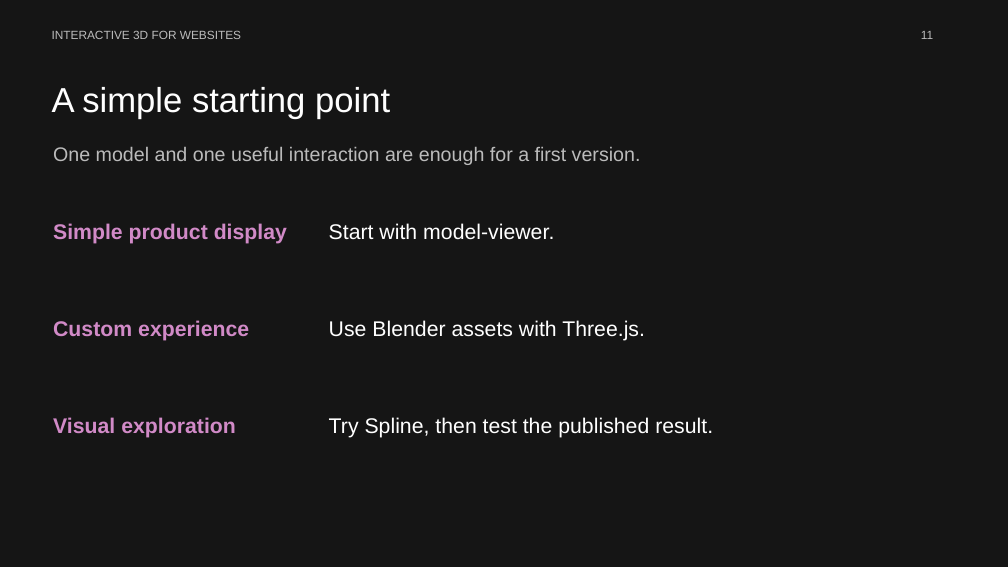
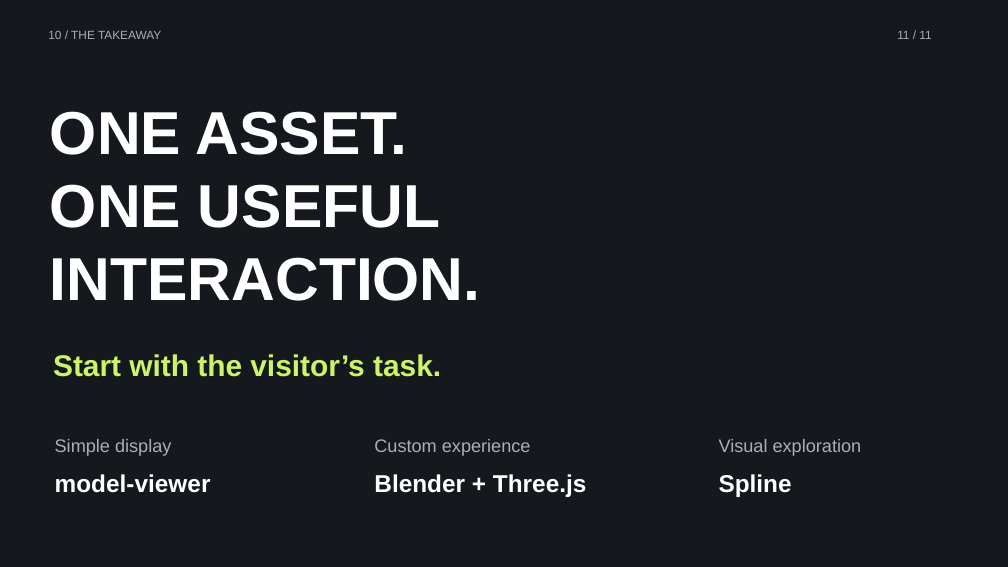
Before and after one commit to Naveen100102/lightmetrics-3d-viewer, a slide deck: slide 11 of public/presentation/Interactive-3D-for-Websites.pptx. Drawn at 1008x567 pixels with LibreOffice and Linux fonts; fonts in the diff are those of the drawing. Boxes give left, top, right and bottom in pixels: in the first picture for what was removed or moved away, otherwise in the second. Text is boxed around its words. In the diff, an @@ line names an element or a change of style, - is before the commit and + after.

Commit message:
Redesign short 3D deck with practical production tradeoffs

```diff
--- a/public/presentation/Interactive-3D-for-Websites.pptx
+++ b/public/presentation/Interactive-3D-for-Websites.pptx
@@ background #151515 to #15191D @@
@@ text at (48, 31, 161, 39): text changed; text colour #BBBBBB to #A7AFB8 @@
-INTERACTIVE 3D FOR WEBSITES
+10 / THE TAKEAWAY
@@ text at (897, 31, 931, 39): text changed; text colour #BBBBBB to #A7AFB8 @@
-11
+11 / 11
@@ text removed at (52, 87, 390, 119) @@
-A simple starting point
@@ text added at (50, 111, 480, 301), 57.8 pt, text #FFFFFF, bold @@
+ONE ASSET.
+ONE USEFUL
+INTERACTION.
@@ text removed at (53, 147, 641, 165) @@
-One model and one useful interaction are enough for a first version.
@@ text added at (53, 354, 441, 377), 28.5 pt, text #CDF36A, bold @@
+Start with the visitor’s task.
@@ text at (55, 439, 171, 456): text changed; size 20.2 to 17.2 pt; text colour #D18AC7 to #A7AFB8; bold off @@
-Simple product display
+Simple display
@@ text "Custom experience": place and size @@
-text "Custom experience" at (53, 320, 249, 341)
+text "Custom experience" at (374, 439, 531, 456)
@@ text "Custom experience" at (374, 439, 531, 456): size 20.2 to 17.2 pt, text colour #D18AC7 to #A7AFB8, bold off @@
@@ text "Visual exploration" at (719, 439, 862, 456): size 20.2 to 17.2 pt, text colour #D18AC7 to #A7AFB8, bold off @@
@@ text "Visual exploration": place and size @@
-text "Visual exploration" at (53, 417, 236, 438)
+text "Visual exploration" at (719, 439, 862, 456)
@@ text at (55, 474, 211, 493): text changed; size 20.2 to 23.2 pt; bold on @@
-Start with model-viewer.
+model-viewer
@@ text at (374, 474, 586, 497): text changed; size 20.2 to 23.2 pt; bold on @@
-Use Blender assets with Three.js.
+Blender + Three.js
@@ text at (719, 474, 792, 497): text changed; size 20.2 to 23.2 pt; bold on @@
-Try Spline, then test the published result.
+Spline
```
Also in this commit, not shown: 10 slides added, 10 slides removed, 13 other files.
